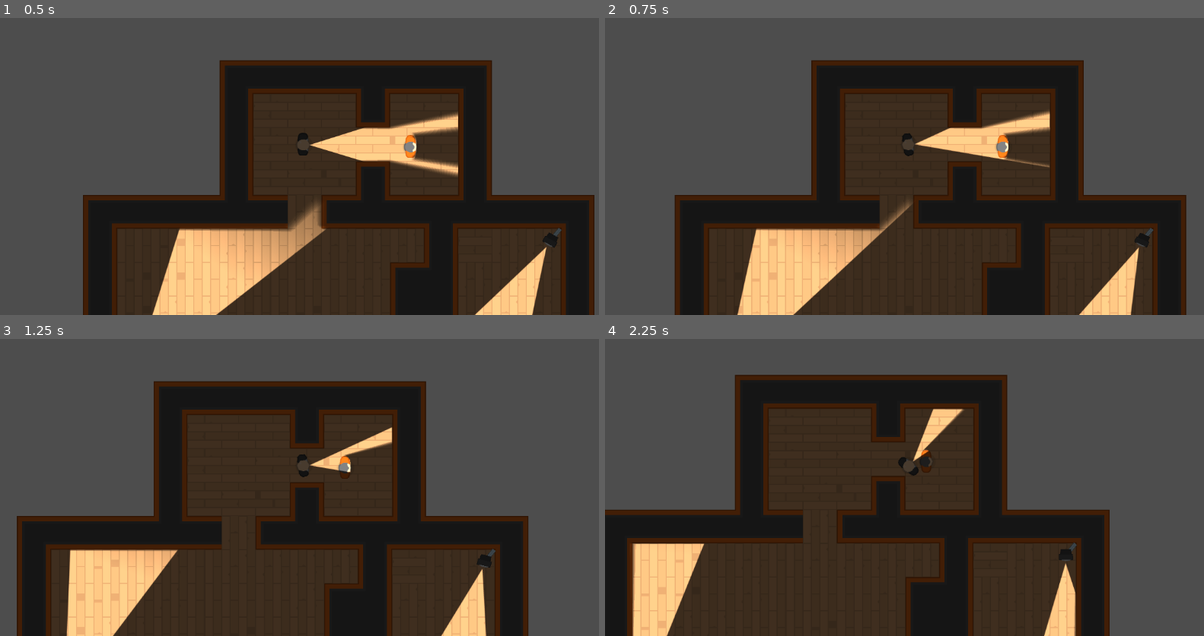
Above: before the commit, frames 1-4 (two rows, left to right).
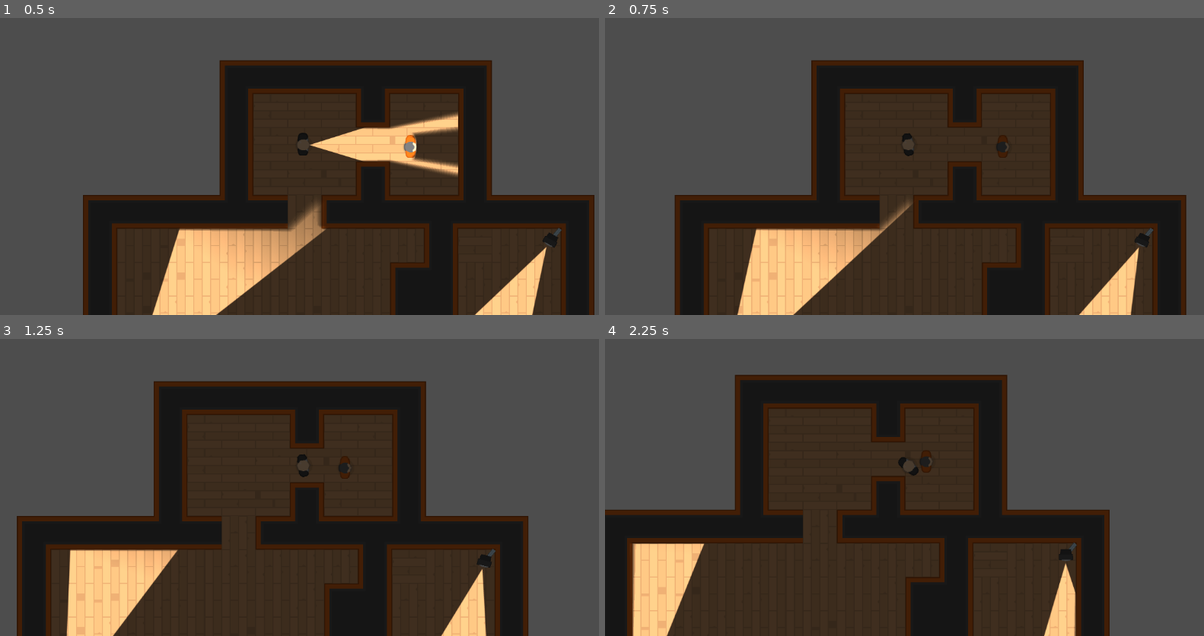
Above: after the commit, the same moments.

Repository: kui-v/HeistMeisters
Game: Godot game, scene res://levels/template_level.tscn
Two runs of this game, one before a commit and one after it. Both use one fixed random seed, a clock stepped at 60 frames per second and the inputs below. Before the commit the project has no main scene; this scene is started directly in both runs.
Inputs (mouse positions are in pixels of both pictures, inside the frame that each line leads up to):
- Up to frame 1 (0.5 s): no input
- Up to frame 2 (0.75 s): move the mouse to (1042, 127) at 0.52 s; hold D (move_right) from 0.53 s (still down); tap Q (torch_toggle, bound only after the commit) at 0.6 s
- Up to frame 3 (1.25 s): keep holding D (move_right)
- Up to frame 4 (2.25 s): move the mouse to (784, 481) at 1.27 s; release D (move_right) at 1.28 s; hold S (move_down) 1.28-2.03 s; tap Q (torch_toggle, bound only after the commit) at 1.35, 2.1 s; move the mouse to (970, 389) at 2.02 s; hold D (move_right) from 2.03 s (still down)

Frame 1 is identical in both runs. In frame 2, 1.7% of the frame differs, in the area x 51-75%, y 30-51%; in frame 3, 0.6%; in frame 4, 0.5%.

Commit message:
updated project

Diff:
--- a/project.godot
+++ b/project.godot
@@ -11,6 +11,7 @@
 [application]
 
 config/name="HeistMeisters"
+run/main_scene="res://levels/template_level.tscn"
 config/features=PackedStringArray("4.1", "Forward Plus")
 config/icon="res://icon.svg"
 
@@ -36,6 +37,11 @@
 "events": [Object(InputEventKey,"resource_local_to_scene":false,"resource_name":"","device":-1,"window_id":0,"alt_pressed":false,"shift_pressed":false,"ctrl_pressed":false,"meta_pressed":false,"pressed":false,"keycode":0,"physical_keycode":68,"key_label":0,"unicode":100,"echo":false,"script":null)
 ]
 }
+torch_toggle={
+"deadzone": 0.5,
+"events": [Object(InputEventKey,"resource_local_to_scene":false,"resource_name":"","device":-1,"window_id":0,"alt_pressed":false,"shift_pressed":false,"ctrl_pressed":false,"meta_pressed":false,"pressed":false,"keycode":0,"physical_keycode":81,"key_label":0,"unicode":113,"echo":false,"script":null)
+]
+}
 
 [rendering]
 
